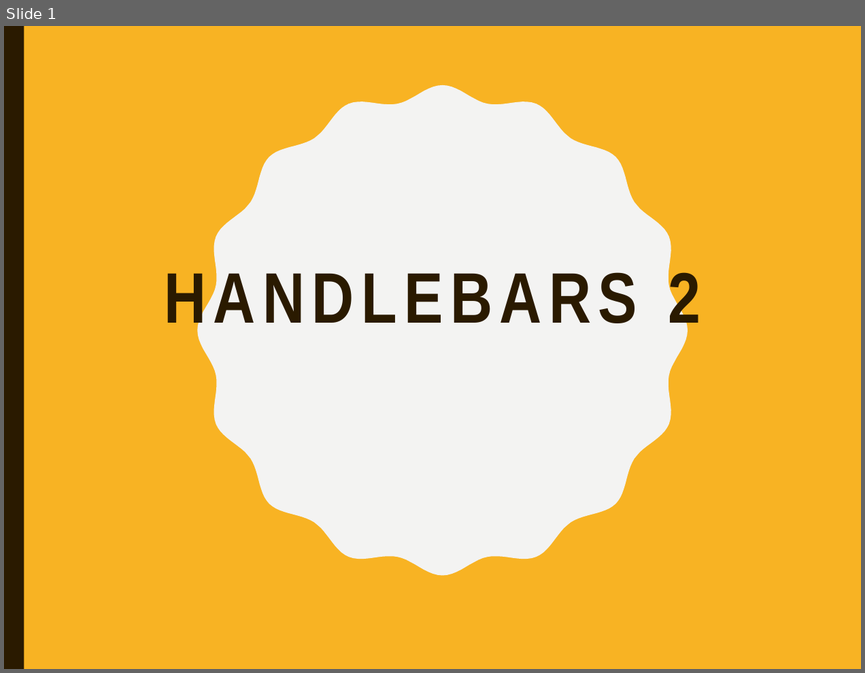
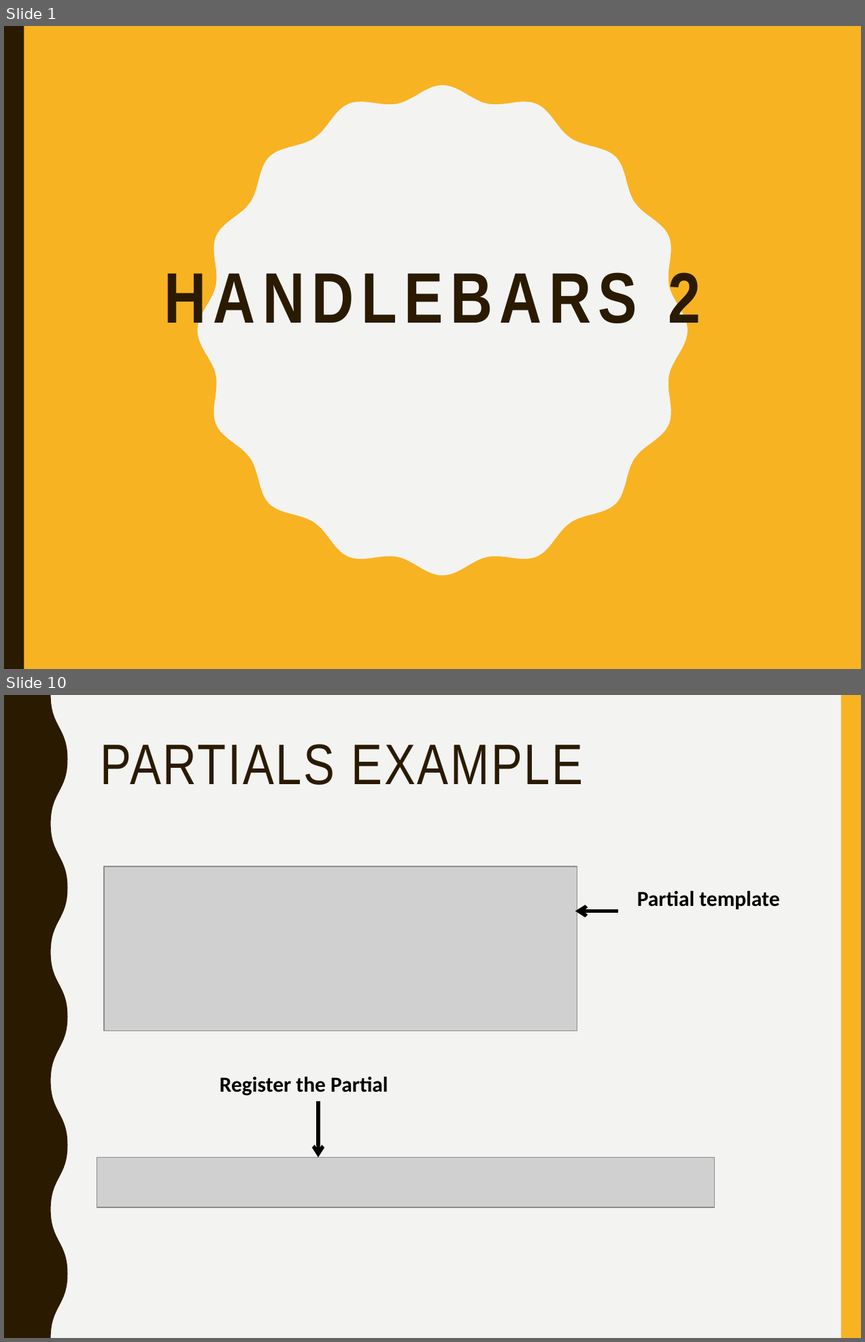
Before and after one commit to mlyngweb1/Website-Development-2-src, a slide deck: topic-10-Handlebars-2/talk-1/talk-1.pptx. Shown one above the other, each under a label of ours: slide 1 before the commit, slides 1 and 10 after it; the slides between them are not shown. The pictures are 865x673 and 865x1342 pixels, drawn with LibreOffice and Linux fonts; fonts in the diff are those of the drawing; grey boxes stand for pictures. Boxes give left, top, right and bottom in pixels: in the first picture for what was removed or moved away, otherwise in the second. Text is boxed around its words. In the diff, an @@ line names an element or a change of style, - is before the commit and + after.

```diff
--- a/topic-10-Handlebars-2/talk-1/talk-1.pptx
+++ b/topic-10-Handlebars-2/talk-1/talk-1.pptx
@@ slide 10 added at (4, 695, 861, 1338), background #F3F3F2 @@
@@ freeform shape added at (4, 695, 67, 1338), fill #2A1A00 @@
@@ rectangle added at (841, 695, 861, 1338), fill #F8B323 @@
@@ title added at (101, 744, 583, 785), 48 pt, text #2A1A00 @@
+PARTIALS EXAMPLE
@@ picture added at (104, 866, 577, 1031) @@
@@ text added at (637, 891, 779, 909), 18 pt, text #000000, bold @@
+Partial template
@@ arrow added from (618, 911) to (575, 911), #000000 3 pt @@
@@ text added at (220, 1076, 388, 1096), 18 pt, text #000000, bold @@
+Register the Partial
@@ arrow added from (318, 1101) to (318, 1157), #000000 3 pt @@
@@ picture added at (96, 1157, 715, 1206) @@
```
Also in this commit, not shown: 15 other slides added, 52 other files.
